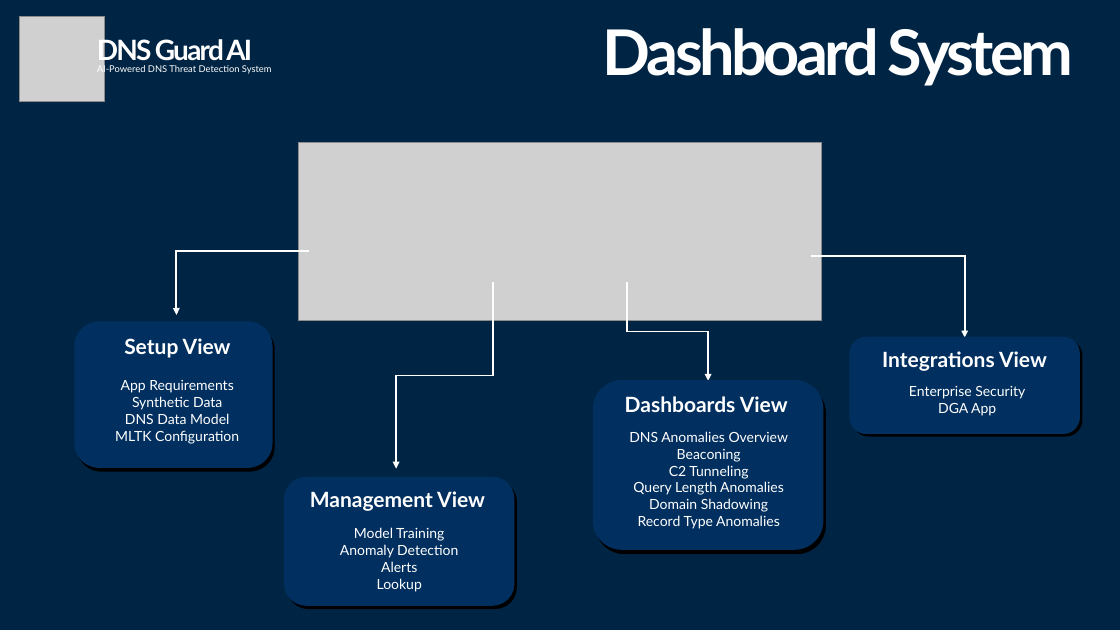
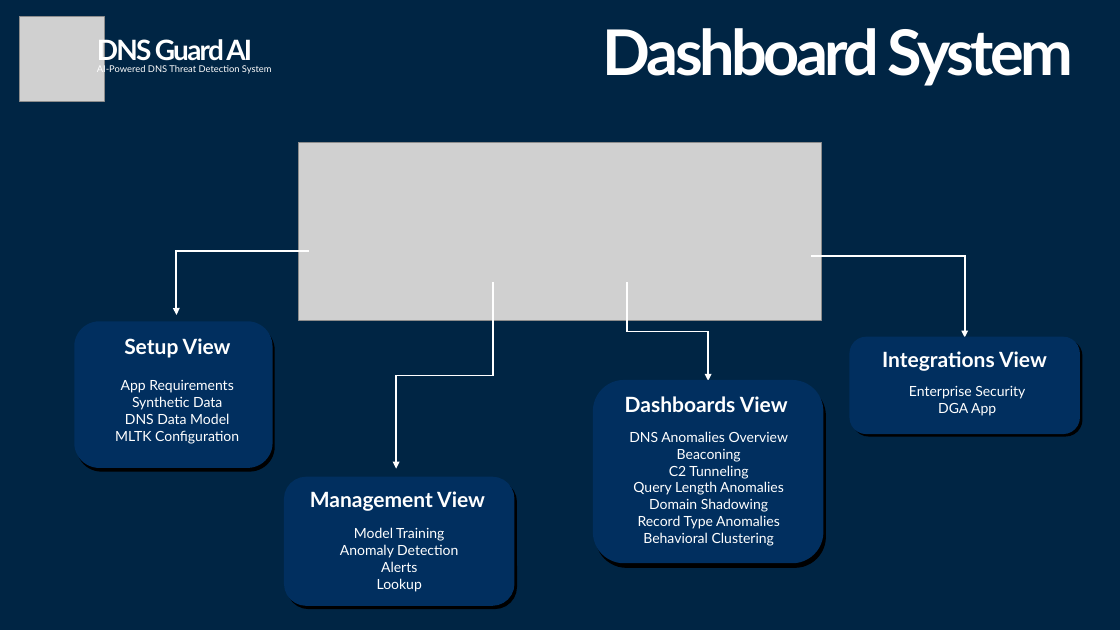
Before and after one commit to aleeric/Splunk-DNSGuard-AI, a slide deck: slide 6 of Splunk-Build-A-Thon-Idea/Splunk-DNSGuard-AI-IDEA.pptx. Drawn at 1120x630 pixels with LibreOffice and Linux fonts; fonts in the diff are those of the drawing; grey boxes stand for pictures. Boxes give left, top, right and bottom in pixels: in the first picture for what was removed or moved away, otherwise in the second. Text is boxed around its words. In the diff, an @@ line names an element or a change of style, - is before the commit and + after.

Commit message:
feat(IDEA): ppt updated

```diff
--- a/Splunk-Build-A-Thon-Idea/Splunk-DNSGuard-AI-IDEA.pptx
+++ b/Splunk-Build-A-Thon-Idea/Splunk-DNSGuard-AI-IDEA.pptx
@@ rounded rectangle: place and size @@
-rounded rectangle at bbox=[594, 381, 823, 549]
+rounded rectangle at bbox=[594, 381, 823, 562]
@@ rounded rectangle: place and size @@
-rounded rectangle at bbox=[597, 386, 825, 554]
+rounded rectangle at bbox=[597, 386, 825, 567]
@@ text at bbox=[643, 532, 774, 546]: paragraph added @@
+Behavioral Clustering
```
